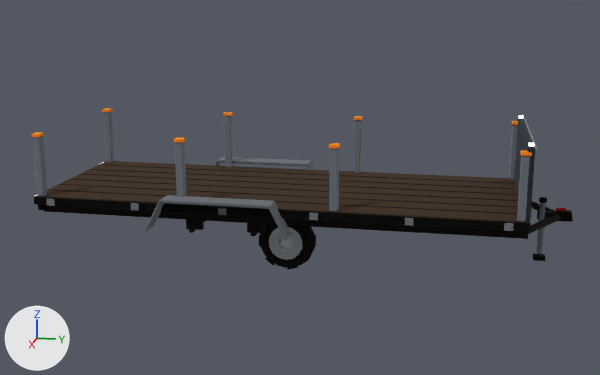
An edit to the glTF model assets/meshes/vehicles/HeavyHauler/by_truck/Flatbed/HeavyHauler_Flatbed.glb, drawn before and after from the same camera.
The view is the same before and after, from a camera (50 mm lens) standing at (44.7, 9.7, 14.4) and looking at (0.0, 0.7, 3.2). The lights are fixed; the arrows at lower left show +X, +Y and +Z. The older version comes first. Vertices at exactly the same position are counted once.

Names of what the first picture shows: 'Bed', 'Body', 'Hitch', 'Wheel'.
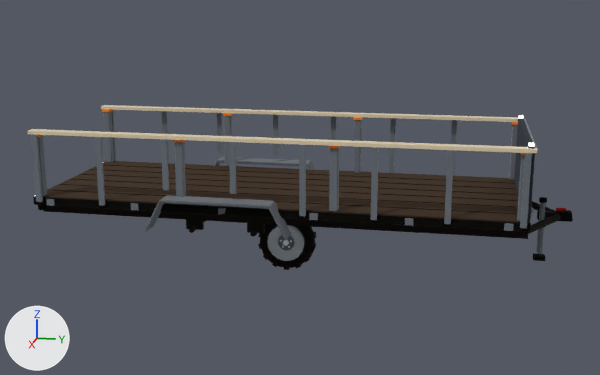
Location of each change, [x1, y1, x2, y2] in pixels of the pictures (600 x 375 px):
```json
{"object": "Bed", "change": "reshaped", "before": [31, 108, 537, 232], "after": [27, 105, 537, 232]}
{"part": 1, "of": "me_bed", "change": "added", "after": [112, 110, 116, 161], "on screen": "mostly hidden"}
{"part": 2, "of": "me_bed", "change": "added", "after": [162, 111, 169, 163], "on screen": "mostly hidden"}
{"part": 3, "of": "me_bed", "change": "added", "after": [217, 113, 223, 154]}
{"part": 4, "of": "me_bed", "change": "added", "after": [273, 115, 279, 156]}
{"part": 5, "of": "me_bed", "change": "added", "after": [331, 116, 336, 140], "on screen": "mostly hidden"}
{"part": 6, "of": "me_bed", "change": "added", "after": [389, 118, 396, 173]}
{"part": 7, "of": "me_bed", "change": "added", "after": [451, 120, 457, 176], "on screen": "mostly hidden"}
{"part": 8, "of": "me_bed", "change": "added", "after": [101, 105, 519, 122], "on screen": "beige"}
{"part": 9, "of": "me_bed", "change": "added", "after": [31, 134, 43, 202]}
{"part": 10, "of": "me_bed", "change": "added", "after": [95, 137, 105, 205]}
{"part": 11, "of": "me_bed", "change": "added", "after": [161, 139, 169, 190]}
{"part": 12, "of": "me_bed", "change": "added", "after": [229, 142, 237, 194]}
{"part": 13, "of": "me_bed", "change": "added", "after": [299, 145, 306, 216]}
{"part": 14, "of": "me_bed", "change": "added", "after": [371, 147, 379, 220]}
{"part": 15, "of": "me_bed", "change": "added", "after": [444, 150, 454, 224]}
{"part": 16, "of": "me_bed", "change": "added", "after": [520, 153, 532, 228]}
{"part": 17, "of": "me_bed", "change": "added", "after": [27, 129, 537, 153], "on screen": "beige"}
{"part": 18, "of": "me_bed", "change": "built on", "before": [175, 116, 233, 215], "after": [33, 116, 531, 232]}
```

Edits to the scene script, one JSON object a line:
```json
{"block": "me_bed", "where": "# used by ob_bed; location = (0.0, 0.0, 0.0)"}
{"op": "remove", "block": "me_bed", "code": "me_bed.from_pydata(...)  # 528 vertices, 872 faces; spans x -4.8..4.8, y -13.0..13.1, z 2.7..6.8"}
{"op": "add", "block": "me_bed", "code": "me_bed.from_pydata(...)  # 704 vertices, 1088 faces; spans x -5.0..5.0, y -13.0..13.1, z 2.7..6.8"}
{"block": "me_bed", "change": "me_bed part 1: a new loose piece, a box spanning x -4.98..-4.82, y -12.75..-12.45, z 2.93..6.59, in mat_vc_paint"}
{"block": "me_bed", "change": "me_bed part 2: a new loose piece, a box spanning x -4.98..-4.82, y -9.14..-8.84, z 2.93..6.59, in mat_vc_paint"}
{"block": "me_bed", "change": "me_bed part 3: a new loose piece, a box spanning x -4.98..-4.82, y -5.53..-5.23, z 3.92..6.59, in mat_vc_paint"}
{"block": "me_bed", "change": "me_bed part 4: a new loose piece, a box spanning x -4.98..-4.82, y -1.92..-1.62, z 3.92..6.59, in mat_vc_paint"}
{"block": "me_bed", "change": "me_bed part 5: a new loose piece, a box spanning x -4.98..-4.82, y 1.7..2.0, z 2.93..6.59, in mat_vc_paint"}
{"block": "me_bed", "change": "me_bed part 6: a new loose piece, a box spanning x -4.98..-4.82, y 5.31..5.61, z 2.93..6.59, in mat_vc_paint"}
{"block": "me_bed", "change": "me_bed part 7: a new loose piece, a box spanning x -4.98..-4.82, y 8.92..9.22, z 2.93..6.59, in mat_vc_paint"}
{"block": "me_bed", "change": "me_bed part 8: a new loose piece, a box spanning x -4.89..-4.29, y -13.0..13.08, z 6.59..6.77, in mat_vc_paint"}
{"block": "me_bed", "change": "me_bed part 9: a new loose piece, a box spanning x 4.82..4.98, y -12.75..-12.45, z 2.93..6.59, in mat_vc_paint"}
{"block": "me_bed", "change": "me_bed part 10: a new loose piece, a box spanning x 4.82..4.98, y -9.14..-8.84, z 2.93..6.59, in mat_vc_paint"}
{"block": "me_bed", "change": "me_bed part 11: a new loose piece, a box spanning x 4.82..4.98, y -5.53..-5.23, z 3.92..6.59, in mat_vc_paint"}
{"block": "me_bed", "change": "me_bed part 12: a new loose piece, a box spanning x 4.82..4.98, y -1.92..-1.62, z 3.92..6.59, in mat_vc_paint"}
{"block": "me_bed", "change": "me_bed part 13: a new loose piece, a box spanning x 4.82..4.98, y 1.7..2.0, z 2.93..6.59, in mat_vc_paint"}
{"block": "me_bed", "change": "me_bed part 14: a new loose piece, a box spanning x 4.82..4.98, y 5.31..5.61, z 2.93..6.59, in mat_vc_paint"}
{"block": "me_bed", "change": "me_bed part 15: a new loose piece, a box spanning x 4.82..4.98, y 8.92..9.22, z 2.93..6.59, in mat_vc_paint"}
{"block": "me_bed", "change": "me_bed part 16: a new loose piece, a box spanning x 4.82..4.98, y 12.53..12.83, z 2.93..6.59, in mat_vc_paint"}
{"block": "me_bed", "change": "me_bed part 17: a new loose piece, a box spanning x 4.29..4.89, y -13.0..13.08, z 6.59..6.77, in mat_vc_paint"}
{"block": "me_bed", "change": "me_bed part 18: 28 vertices moved from x -4.8..4.8, y -4.9..-2.2, z 2.7..3.2 to x -4.8..4.8, y -4.9..-2.3, z 2.8..3.4; 32 vertices added at x -4.8..4.8, y -13.0..13.0, z 2.7..3.2"}
{"block": "me_bed", "change": "other edits to the shape of me_bed do not show in these pictures"}
```
